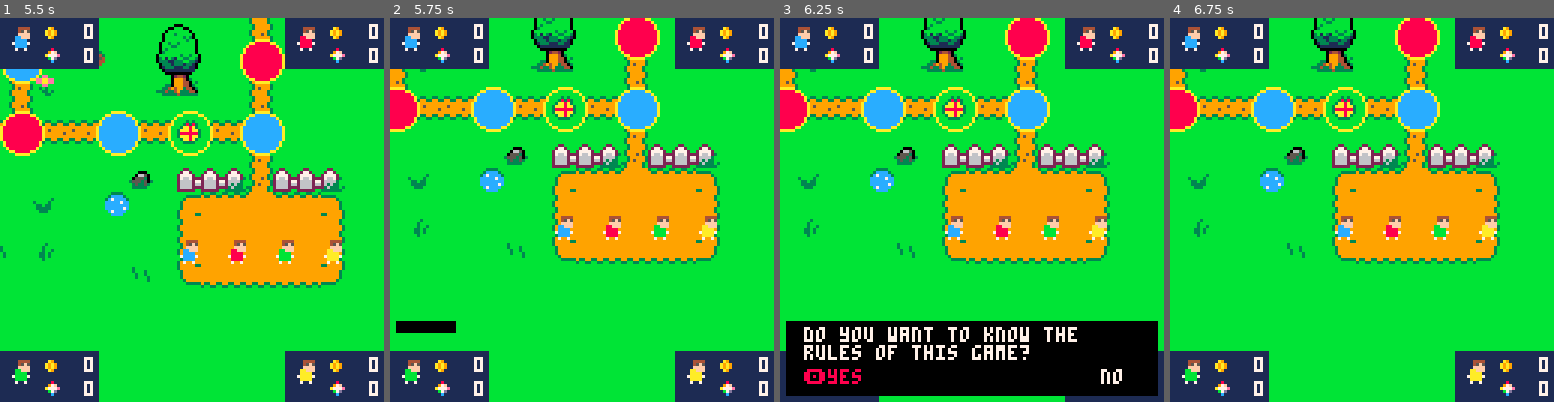
Above: before the commit, frames 1-4 (left to right).
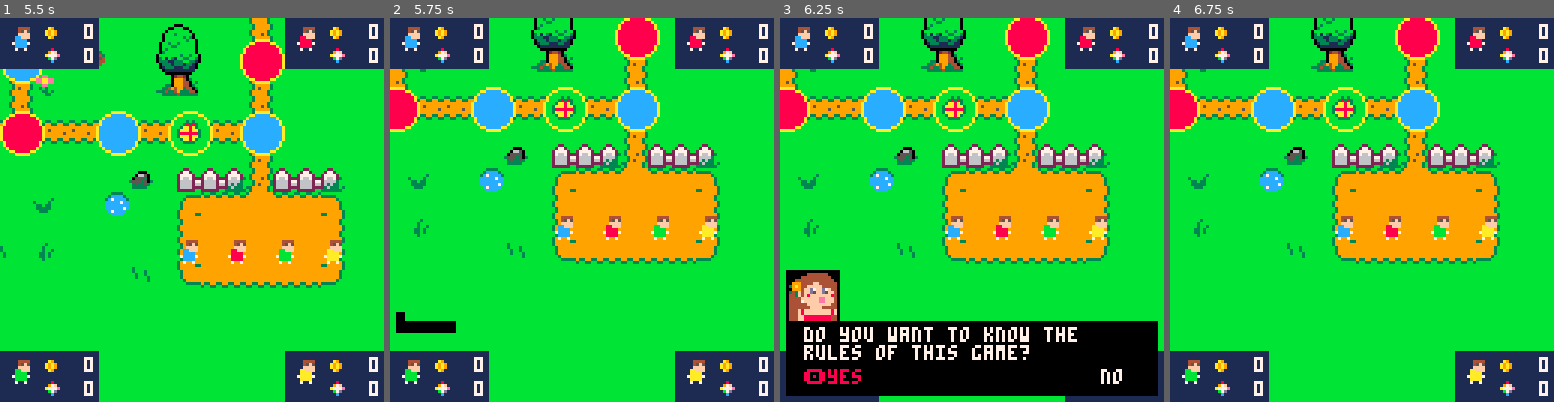
Above: after the commit, the same moments.

Repository: FIXMESTEVE/pico8_fiesta_party
Game: PICO-8 cartridge refactor/base.p8
Two runs of this game, one before a commit and one after it. Both use one fixed random seed, a clock stepped at 60 frames per second and the inputs below.
Inputs:
- Up to frame 1 (5.5 s): tap X (X key) at 0.33, 1.07, 1.85, 2.97, 4.08, 5.2 s; tap O (Z key) at 0.7, 1.7, 2.1, 2.5, 2.9, 3.3, 3.7, 4.1, 4.5, 4.9, 5.3 s; hold Right 1.6-2.1 s; hold Up 2.15-2.42 s; hold Right 2.47-3.03 s; hold Left 3.08-3.58 s; hold Down 3.63-3.97 s; hold Right 4.02-4.68 s; hold Up 4.73-5.03 s; hold Left from 5.08 s (still down)
- Up to frame 2 (5.75 s): release Left at 5.68 s; tap O (Z key) at 5.7 s; hold Down from 5.73 s (still down)
- Up to frame 3 (6.25 s): release Down at 6.03 s; hold Right from 6.08 s (still down); tap O (Z key) at 6.1 s
- Up to frame 4 (6.75 s): tap X (X key) at 6.32 s; tap O (Z key) at 6.5 s; release Right at 6.58 s; hold Right from 6.63 s (still down)

Frame 1 is identical in both runs. In frame 2, less than 0.1% of the frame differs, in the area x 1-4%, y 76-79%; in frame 3, 1.9%, in the area x 1-16%, y 65-79%; in frame 4, nothing differs.

Commit message:
dialog portrait

Diff:
--- a/refactor/base.p8
+++ b/refactor/base.p8
@@ -147,22 +147,22 @@
 07aaaa7007aaaa7007aaaa7000000000000000000000000000000000000000000000000000000000000000000000000000000000000000000000000000000000
 00aaaa0000aaaa0000aaaa0000000000000000000000000000000000000000000000000000000000000000000000000000000000000000000000000000000000
 00700700007007000070070000000000000000000000000000000000000000000000000000000000000000000000000000000000000000000000000000000000
-07777077770077700777700000777700000000000000000000000000000000000000000000000000000000000000000000000000000000000000000000000000
-77177107711771117717710000711710000000000000000000000000000000000000000000000000000000000000000000000000000000000000000000000000
-77777107710771007717717707777710008000000000000000000000000000000000000000000000000000000000000000000000000000000000000000000000
-77111107710771007717710117711710097f00000000000000000000000000000000000000000000000000000000000000000000000000000000000000000000
-77100077770777707777110007777710a777e0000000000000000000000000000000000000000000000000000000000000000000000000000000000000000000
-011000011110111101111000001111100b7d00000000000000000000000000000000000000000000000000000000000000000000000000000000000000000000
-0000000000000000000000000000000000c000000000000000000000000000000000000000000000000000000000000000000000000000000000000000000000
-00000000000000000000000000000000000000000000000000000000000000000000000000000000000000000000000000000000000000000000000000000000
-07770777700777007777077770077700000000000000000000000000000000000000000000000000000000000000000000000000000000000000000000000000
-77111077117711177711107711771770000000000000000000000000000000000000000000000000000000000000000000000000000000000000000000000000
-77770077107770007771007710777771000000000000000000000000000000000000000000000000000000000000000000000000000000000000000000000000
-77111077107711000777107710771771000000000000000000000000000000000000000000000000000000000000000000000000000000000000000000000000
-77100777707777077771107710771771000000000000000000000000000000000000000000000000000000000000000000000000000000000000000000000000
-01100011110111101111000110011111000000000000000000000000000000000000000000000000000000000000000000000000000000000000000000000000
-00000000000000000000000000000000000000000000000000000000000000000000000000000000000000000000000000000000000000000000000000000000
-00000000000000000000000000000000000000000000000000000000000000000000000000000000000000000000000000000000000000000000000000000000
+07777077770077700777700000777700000000000000004444444000000000000000000000000000000000000000000000000000000000000000000000000000
+77177107711771117717710000711710000000000000444444444400000000000000000000000000000000000000000000000000000000000000000000000000
+77777107710771007717717707777710008000000044444444444440000000000000000000000000000000000000000000000000000000000000000000000000
+77111107710771007717710117711710097f000009994444ff444444000000000000000000000000000000000000000000000000000000000000000000000000
+77100077770777707777110007777710a777e00039a944fffff44444000000000000000000000000000000000000000000000000000000000000000000000000
+011000011110111101111000001111100b7d000009994ffd7ffd7f44000000000000000000000000000000000000000000000000000000000000000000000000
+0000000000000000000000000000000000c00000343f4ffd5ffd5ff4000000000000000000000000000000000000000000000000000000000000000000000000
+0000000000000000000000000000000000000000443f4f8fffffff84000000000000000000000000000000000000000000000000000000000000000000000000
+07770777700777007777077770077700000000004444ffffffeefff4000000000000000000000000000000000000000000000000000000000000000000000000
+771110771177111777111077117717700000000044447fffffeefff4000000000000000000000000000000000000000000000000000000000000000000000000
+7777007710777000777100771077777100000000444444ffffffff44000000000000000000000000000000000000000000000000000000000000000000000000
+77111077107711000777107710771771000000004444444ffff44444000000000000000000000000000000000000000000000000000000000000000000000000
+7710077770777707777110771077177100000000444f8fffffffff8f000000000000000000000000000000000000000000000000000000000000000000000000
+0110001111011110111100011001111100000000444f8fffffffff8f000000000000000000000000000000000000000000000000000000000000000000000000
+0000000000000000000000000000000000000000444ff88888888844000000000000000000000000000000000000000000000000000000000000000000000000
+0000000000000000000000000000000000000000444ff88888888844000000000000000000000000000000000000000000000000000000000000000000000000
 07777007770007777077770770700000000000000000000000000000000000000000000000000000000000000000000000000000000000000000000000000000
 77177177177077177107711771710000000000000000000000000000000000000000000000000000000000000000000000000000000000000000000000000000
 77777177777177771107710777710000000000000000000000000000000000000000000000000000000000000000000000000000000000000000000000000000
--- a/refactor/discussions/intro_disc.lua
+++ b/refactor/discussions/intro_disc.lua
@@ -7,6 +7,7 @@
     if(self.isbuilt)return --this function will only be fired once
 
     my_dtb_init() --reset my_dtb
+    my_dtb_portrait=197
     local yesno={"yes","no"}
     local line1={line="welcome to pico-8 fiesta party!",options=nil,callback=nil}
     local line2={line="do you want to know the rules of this game?",options=yesno,callback=function(option)
--- a/refactor/libs/my_dtb.lua
+++ b/refactor/libs/my_dtb.lua
@@ -4,12 +4,16 @@
 my_dtb_clk=0.0
 my_dtb_queue={}
 boxlines=3
+my_dtb_portrait=nil
 
 -- call this before you start using dtb.
 function my_dtb_init()
-    lerpedx2=0
-    lerpedy2=0
+    textbox_lerpedx2=0
+    textbox_lerpedy2=0
+    portrait_lerpedx2=0
+    portrait_lerpedy1=0
     boxready=false
+    my_dtb_portrait=nil
 end
 
 -- this will add a piece of text to the queu. the queu is processed automatically.
@@ -39,26 +43,46 @@
     local y1=125-boxlines*8
     local x2=125
     local y2=125
+    local portrait_x1=x1
+    local portrait_y1=y1-17
+    local portrait_x2=x1+17
+    local portrait_y2=y1
     local offset=0
     local timer = my_dtb_clk*3 % 1
 
     if(#my_dtb_queue>0)then
         --FIXMESTEVE: replace this with a coroutine
-        if(abs(lerpedx2-x2)<1)then
-            lerpedx2=x2
+        if(abs(textbox_lerpedx2-x2)<1)then
+            textbox_lerpedx2=x2
             boxready=true
         else
-            lerpedx2 = lerp(x1,x2,easeInOut(timer))
+            textbox_lerpedx2 = lerp(x1,x2,easeInOut(timer))
         end
-        if(abs(lerpedy2-y2)<1)then
-            lerpedy2=y2
+        if(abs(textbox_lerpedy2-y2)<1)then
+            textbox_lerpedy2=y2
             boxready=true
         else
-            lerpedy2 = lerp(y1,y2,easeInOut(timer))
+            textbox_lerpedy2 = lerp(y1,y2,easeInOut(timer))
         end
 
-        rectfill(x1+xoffset,y1+yoffset,lerpedx2+xoffset,lerpedy2+yoffset,0)
+        if(my_dtb_portrait!=nil)then
+            if(abs(portrait_lerpedx2-portrait_x2)<1)then
+                portrait_lerpedx2=portrait_x2
+            else
+                portrait_lerpedx2 = lerp(portrait_x1,portrait_x2,easeInOut(timer))
+            end
+            if(abs(portrait_lerpedy1-portrait_y1)<1)then
+                portrait_lerpedy1=portrait_y1
+            else
+                portrait_lerpedy1 = lerp(portrait_y2,portrait_y1,easeInOut(timer))
+            end
+
+            rectfill(portrait_x1+xoffset,portrait_lerpedy1+yoffset,portrait_lerpedx2+xoffset,portrait_y2+yoffset,0)
+        end
+
+        rectfill(x1+xoffset,y1+yoffset,textbox_lerpedx2+xoffset,textbox_lerpedy2+yoffset,0)
         if(not boxready)return
+        if(my_dtb_portrait!=nil)spr(my_dtb_portrait,portrait_x1+1+xoffset,portrait_y1+1+yoffset,2,2)
 
         --get the words
         local str=my_dtb_queue[1].line
